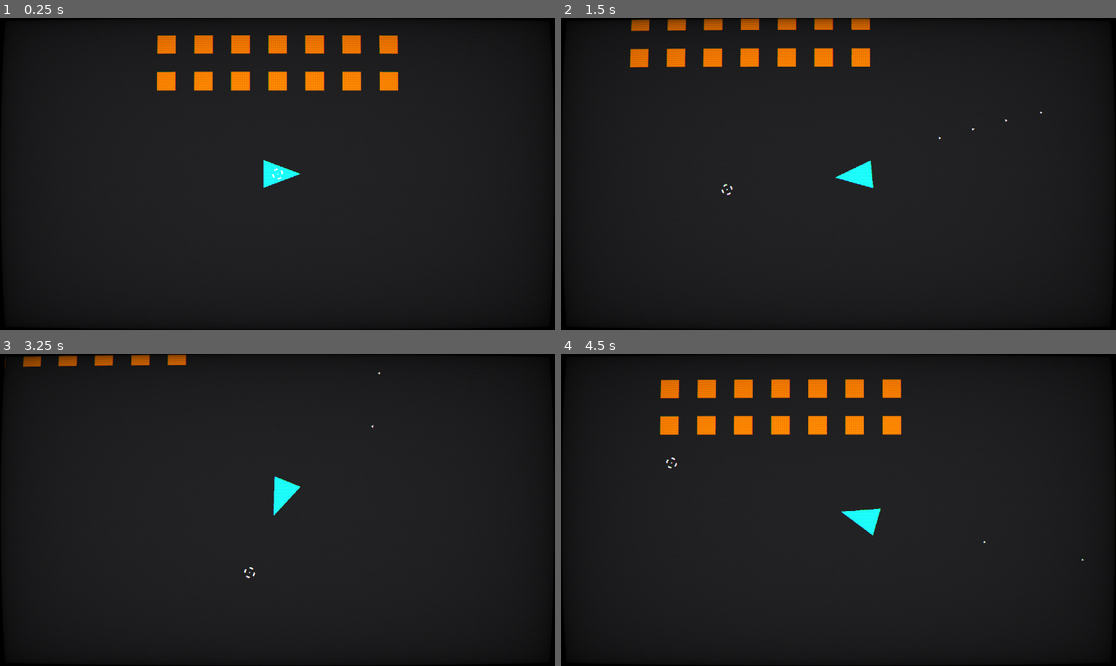
Above: before the commit, frames 1-4 (two rows, left to right).
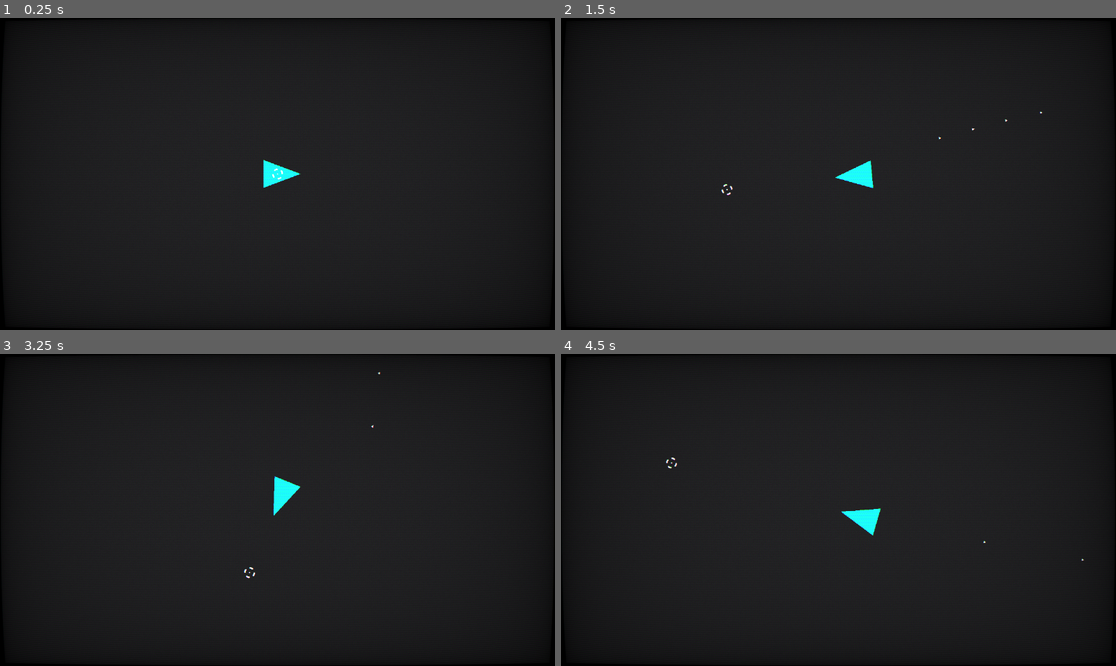
Above: after the commit, the same moments.

Repository: LordChildConsumer/MiniHordeShooter
Game: Godot game, scene res://main.tscn
Two runs of this game, one before a commit and one after it. Both use one fixed random seed, a clock stepped at 60 frames per second and the inputs below.
Inputs (mouse positions are in pixels of both pictures, inside the frame that each line leads up to):
- Up to frame 1 (0.25 s): no input
- Up to frame 2 (1.5 s): tap Enter at 0.5 s; move the mouse to (960, 158) at 0.52 s; press the mouse at (960, 158) at 0.53 s; hold D (move_right) 0.53-1.28 s; move the mouse to (727, 189) at 1.27 s; release the mouse at (727, 189) at 1.28 s; hold S (move_down) from 1.28 s (still down); click (727, 189) at 1.35 s
- Up to frame 3 (3.25 s): move the mouse to (333, 441) at 2.02 s; release S (move_down) at 2.03 s; press the mouse at (333, 441) at 2.03 s; hold D (move_right) 2.03-2.78 s; move the mouse to (249, 572) at 2.77 s; release the mouse at (249, 572) at 2.78 s; hold W (move_up) from 2.78 s (still down); click (249, 572) at 2.85 s
- Up to frame 4 (4.5 s): move the mouse to (1005, 556) at 3.52 s; release W (move_up) at 3.53 s; press the mouse at (1005, 556) at 3.53 s; hold A (move_left) from 3.53 s (still down); tap F1 (debug_1, bound only after the commit) at 4.15 s; move the mouse to (672, 463) at 4.27 s; release the mouse at (672, 463) at 4.28 s; click (672, 463) at 4.35 s

The runs differ from the first frame. In frame 1, 3.0% of the frame differs, in the area x 28-72%, y 5-24%; in frame 2, 2.3%; in frame 3, 0.6%; in frame 4, 3.0%, in the area x 17-62%, y 8-27%.

Commit message:
Enemies spawn just outside the player's view

Diff:
--- a/enemy/base/sounds.gd
+++ b/enemy/base/sounds.gd
@@ -23,7 +23,6 @@
 
 
 func play_hurt() -> void:
-	print_debug("playing hurt")
 	hurt.pitch_scale = get_pitch_scale(hurt_pitch_min, hurt_pitch_max);
 	hurt.play();
 
--- a/enemy/grunt.tscn
+++ b/enemy/grunt.tscn
@@ -119,6 +119,8 @@
 
 [node name="MeleeAttack" type="Area2D" parent="." index="8"]
 visible = false
+collision_layer = 0
+collision_mask = 0
 script = ExtResource("4_wdt70")
 
 [node name="CollisionShape2D" type="CollisionShape2D" parent="MeleeAttack" index="0"]
--- /dev/null
+++ b/enemy_spawner.gd
@@ -0,0 +1,73 @@
+class_name EnemySpawner extends Path2D;
+
+## The Path2D that spawns enemies just outside of view.
+
+
+## The time in seconds between enemies being spawned.
+@export var delay: float = 1.0;
+
+## The array holding the different enemies to spawn.
+@export var enemy_scenes: Array[PackedScene];
+
+
+## The PathFollow2D that controls where exactly the enemy is spawned.
+@onready var spawn_point: PathFollow2D = $SpawnPoint as PathFollow2D;
+
+## The parent node all enemies will be instantiated under.
+@onready var enemy_parent: Node2D = $EnemyParent as Node2D;
+
+
+func _ready() -> void:
+	_update_size();
+	get_viewport().size_changed.connect(_update_size);
+
+
+## Move Path to stay with the current camera.
+func _physics_process(_delta: float) -> void:
+	global_position = get_viewport().get_camera_2d().global_position;
+
+
+## Updates the size of the path to match the viewport.
+func _update_size() -> void:
+	var vps: Vector2i = get_viewport().size;
+	var half_x: float = vps.x * 0.5;
+	var half_y: float = vps.y * 0.5;
+
+	# Top Left
+	curve.set_point_position(0, Vector2(-half_x, -half_y));
+	$DebugPoints/TL.position = curve.get_point_position(0);
+
+	# Top Right
+	curve.set_point_position(1, Vector2(half_x, -half_y));
+	$DebugPoints/TR.position = curve.get_point_position(1);
+
+	# Bottom Right
+	curve.set_point_position(2, Vector2(half_x, half_y));
+	$DebugPoints/BR.position = curve.get_point_position(2);
+
+	# Bottom Left
+	curve.set_point_position(3, Vector2(-half_x, half_y));
+	$DebugPoints/BL.position = curve.get_point_position(3);
+
+	# Close Loop (Top Left)
+	curve.set_point_position(4, Vector2(-half_x, -half_y));
+
+
+func _input(event: InputEvent) -> void:
+	if event.is_action_pressed("debug_1"):
+		spawn_enemy();
+
+
+func spawn_enemy() -> void:
+	# Place the spawn point somewhere along the path.
+	spawn_point.progress_ratio = randf();
+
+	# Select the enemy and instantiate it.
+	var enemy := enemy_scenes[
+		randi_range(0, enemy_scenes.size() - 1)
+	].instantiate() as Enemy;
+
+	# Spawn the enemy
+	enemy_parent.add_child(enemy);
+	enemy.top_level = true;
+	enemy.global_position = spawn_point.global_position;
--- a/main.tscn
+++ b/main.tscn
@@ -1,9 +1,10 @@
-[gd_scene load_steps=7 format=3 uid="uid://cc816jevvx1md"]
+[gd_scene load_steps=9 format=3 uid="uid://cc816jevvx1md"]
 
 [ext_resource type="Script" path="res://main.gd" id="1_7kk8i"]
 [ext_resource type="Shader" path="res://shaders/screen/crt.gdshader" id="1_t4nsm"]
 [ext_resource type="PackedScene" uid="uid://5ufingx2vmlv" path="res://player/player.tscn" id="2_ifi2p"]
 [ext_resource type="PackedScene" uid="uid://ekoiptpmfgic" path="res://enemy/grunt.tscn" id="4_ulolh"]
+[ext_resource type="Script" path="res://enemy_spawner.gd" id="4_y543v"]
 
 [sub_resource type="Environment" id="Environment_hfutu"]
 background_mode = 3
@@ -28,6 +29,12 @@
 shader_parameter/roll_speed = 1.0
 shader_parameter/scan_line_strength = -8.0
 shader_parameter/pixel_strength = -2.0
+
+[sub_resource type="Curve2D" id="Curve2D_kqqjn"]
+_data = {
+"points": PackedVector2Array(0, 0, 0, 0, -960, -540, 0, 0, 0, 0, 960, -540, 0, 0, 0, 0, 960, 540, 0, 0, 0, 0, -960, 540, 0, 0, 0, 0, -960, -540)
+}
+point_count = 5
 
 [node name="Main" type="Node2D"]
 script = ExtResource("1_7kk8i")
@@ -59,63 +66,30 @@
 
 [node name="Player" parent="." instance=ExtResource("2_ifi2p")]
 
-[node name="Enemies" type="Node2D" parent="."]
-position = Vector2(0, -384)
+[node name="Projectiles" type="Node" parent="."]
 
-[node name="Grunt" parent="Enemies" instance=ExtResource("4_ulolh")]
-position = Vector2(0, 64)
-move_speed = 0.0
+[node name="EnemySpawner" type="Path2D" parent="."]
+curve = SubResource("Curve2D_kqqjn")
+script = ExtResource("4_y543v")
+enemy_scenes = Array[PackedScene]([ExtResource("4_ulolh")])
 
-[node name="Grunt2" parent="Enemies" instance=ExtResource("4_ulolh")]
-position = Vector2(0, -64)
-move_speed = 0.0
+[node name="SpawnPoint" type="PathFollow2D" parent="EnemySpawner"]
+position = Vector2(-960, -668)
+v_offset = -128.0
 
-[node name="Grunt3" parent="Enemies" instance=ExtResource("4_ulolh")]
-position = Vector2(-128, 64)
-move_speed = 0.0
+[node name="EnemyParent" type="Node2D" parent="EnemySpawner"]
 
-[node name="Grunt4" parent="Enemies" instance=ExtResource("4_ulolh")]
-position = Vector2(-128, -64)
-move_speed = 0.0
+[node name="DebugPoints" type="Node2D" parent="EnemySpawner"]
+visible = false
 
-[node name="Grunt5" parent="Enemies" instance=ExtResource("4_ulolh")]
-position = Vector2(-256, 64)
-move_speed = 0.0
+[node name="TL" type="Polygon2D" parent="EnemySpawner/DebugPoints"]
+polygon = PackedVector2Array(0, -64, -8, -8, -64, 0, -8, 8, 0, 64, 8, 8, 64, 0, 8, -8)
 
-[node name="Grunt6" parent="Enemies" instance=ExtResource("4_ulolh")]
-position = Vector2(-256, -64)
-move_speed = 0.0
+[node name="TR" type="Polygon2D" parent="EnemySpawner/DebugPoints"]
+polygon = PackedVector2Array(0, -64, -8, -8, -64, 0, -8, 8, 0, 64, 8, 8, 64, 0, 8, -8)
 
-[node name="Grunt7" parent="Enemies" instance=ExtResource("4_ulolh")]
-position = Vector2(-384, 64)
-move_speed = 0.0
+[node name="BR" type="Polygon2D" parent="EnemySpawner/DebugPoints"]
+polygon = PackedVector2Array(0, -64, -8, -8, -64, 0, -8, 8, 0, 64, 8, 8, 64, 0, 8, -8)
 
-[node name="Grunt8" parent="Enemies" instance=ExtResource("4_ulolh")]
-position = Vector2(-384, -64)
-move_speed = 0.0
-
-[node name="Grunt9" parent="Enemies" instance=ExtResource("4_ulolh")]
-position = Vector2(128, 64)
-move_speed = 0.0
-
-[node name="Grunt10" parent="Enemies" instance=ExtResource("4_ulolh")]
-position = Vector2(128, -64)
-move_speed = 0.0
-
-[node name="Grunt11" parent="Enemies" instance=ExtResource("4_ulolh")]
-position = Vector2(256, 64)
-move_speed = 0.0
-
-[node name="Grunt12" parent="Enemies" instance=ExtResource("4_ulolh")]
-position = Vector2(256, -64)
-move_speed = 0.0
-
-[node name="Grunt13" parent="Enemies" instance=ExtResource("4_ulolh")]
-position = Vector2(384, 64)
-move_speed = 0.0
-
-[node name="Grunt14" parent="Enemies" instance=ExtResource("4_ulolh")]
-position = Vector2(384, -64)
-move_speed = 0.0
-
-[node name="Projectiles" type="Node" parent="."]
+[node name="BL" type="Polygon2D" parent="EnemySpawner/DebugPoints"]
+polygon = PackedVector2Array(0, -64, -8, -8, -64, 0, -8, 8, 0, 64, 8, 8, 64, 0, 8, -8)
--- a/project.godot
+++ b/project.godot
@@ -57,6 +57,11 @@
 "events": [Object(InputEventMouseButton,"resource_local_to_scene":false,"resource_name":"","device":-1,"window_id":0,"a …(253 unchanged characters)…
 ]
 }
+debug_1={
+"deadzone": 0.5,
+"events": [Object(InputEventKey,"resource_local_to_scene":false,"resource_name":"","device":-1,"window_id":0,"alt_pressed":false,"shift_pressed":false,"ctrl_pressed":false,"meta_pressed":false,"pressed":false,"keycode":0,"physical_keycode":4194332,"key_label":0,"unicode":0,"echo":false,"script":null)
+]
+}
 
 [layer_names]
 
